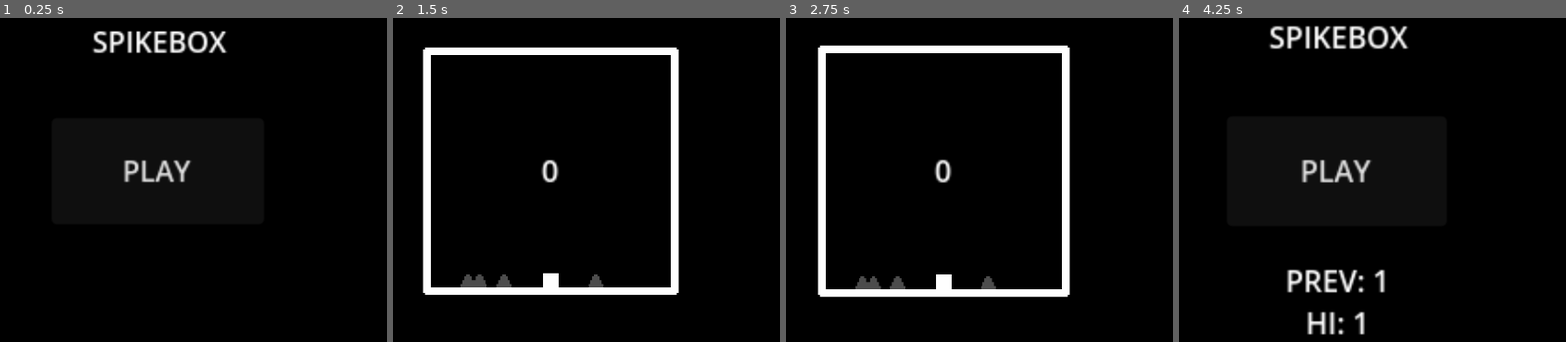
Above: before the commit, frames 1-4 (left to right).
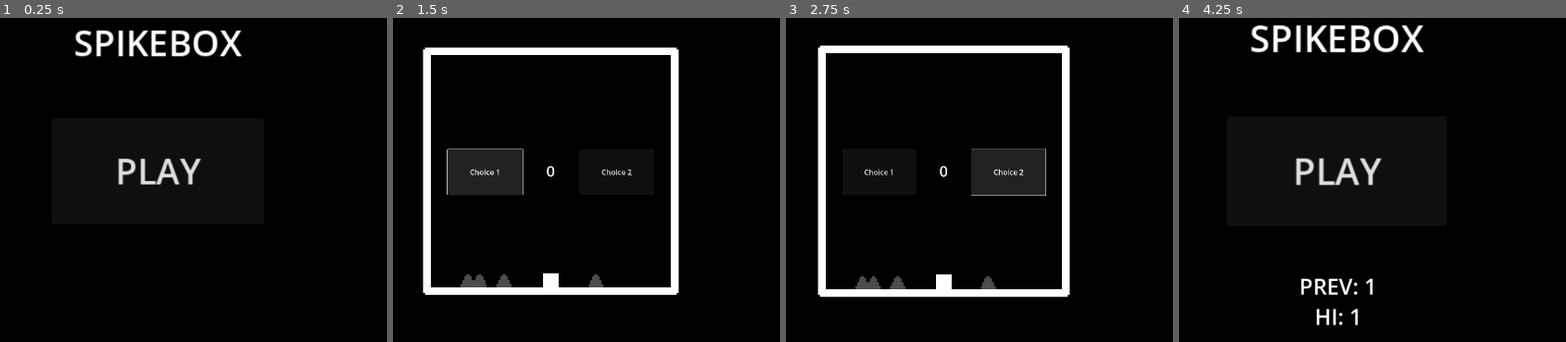
Above: after the commit, the same moments.

Repository: dairycultist/spikebox
Game: Godot game, scene res://scenes/title.tscn
The game is run twice, just before and just after one commit, with the same random seed, the same clock (stepped at 60 frames per second) and the same inputs.
Inputs (mouse positions are in pixels of both pictures, inside the frame that each line leads up to):
- Up to frame 1 (0.25 s): no input
- Up to frame 2 (1.5 s): click "PLAY" at 0.5 s; click (485, 170) at 1.25 s, where only the run after the commit has a clickable "Choice 1"
- Up to frame 3 (2.75 s): click (1010, 170) at 2 s, where only the run after the commit has a clickable "Choice 2"
- Up to frame 4 (4.25 s): hold D (move_right) 2.78-3.53 s; tap Space (jump) at 3.02, 3.77 s; hold A (move_left) from 3.53 s (still down)

The runs differ from the first frame. In frame 1, 3.5% of the frame differs, in the area x 19-63%, y 3-52%; in frame 2, 3.2%; in frame 3, 3.2%; in frame 4, 5.7%, in the area x 18-64%, y 2-98%.

Commit message:
Fix text scaling

Diff:
--- a/scenes/game.tscn
+++ b/scenes/game.tscn
@@ -7,6 +7,7 @@
 [ext_resource type="Texture2D" uid="uid://gdji5rqvu40i" path="res://player.png" id="5_vtaks"]
 [ext_resource type="Script" uid="uid://u4t5rcvlhkcl" path="res://ping/ping.gd" id="6_kvpfn"]
 [ext_resource type="Script" uid="uid://bw1v11maie6vo" path="res://points_label.gd" id="7_u5sy4"]
+[ext_resource type="Theme" uid="uid://nyd5igho518v" path="res://theme.tres" id="8_gee14"]
 
 [sub_resource type="RectangleShape2D" id="RectangleShape2D_tlwt5"]
 size = Vector2(8, 8)
@@ -40,11 +41,39 @@
 script = ExtResource("6_kvpfn")
 
 [node name="PointsLabel" type="RichTextLabel" parent="."]
-offset_left = -35.0
-offset_top = -15.0
-offset_right = 35.0
-offset_bottom = 15.0
+offset_left = -10.0
+offset_top = -10.0
+offset_right = 90.0
+offset_bottom = 90.0
+scale = Vector2(0.2, 0.2)
+theme = ExtResource("8_gee14")
 text = "0"
 horizontal_alignment = 1
 vertical_alignment = 1
 script = ExtResource("7_u5sy4")
+
+[node name="ModifierPicker" type="Control" parent="."]
+layout_mode = 3
+anchors_preset = 0
+offset_right = 40.0
+offset_bottom = 40.0
+
+[node name="Choice1" type="Button" parent="ModifierPicker"]
+layout_mode = 0
+offset_left = -55.0
+offset_top = -12.5
+offset_right = 345.0
+offset_bottom = 237.5
+scale = Vector2(0.1, 0.1)
+theme = ExtResource("8_gee14")
+text = "Choice 1"
+
+[node name="Choice2" type="Button" parent="ModifierPicker"]
+layout_mode = 0
+offset_left = 15.0
+offset_top = -12.5
+offset_right = 415.0
+offset_bottom = 237.5
+scale = Vector2(0.1, 0.1)
+theme = ExtResource("8_gee14")
+text = "Choice 2"
--- a/scenes/title.tscn
+++ b/scenes/title.tscn
@@ -1,7 +1,8 @@
-[gd_scene load_steps=6 format=3 uid="uid://c7q380rblht2e"]
+[gd_scene load_steps=7 format=3 uid="uid://c7q380rblht2e"]
 
 [ext_resource type="Script" uid="uid://df11855115q5a" path="res://camera.gd" id="1_4ignj"]
-[ext_resource type="Script" uid="uid://b7jh5dw0ldaxf" path="res://scenes/highscore_label.gd" id="1_p6dhs"]
+[ext_resource type="Script" uid="uid://b7jh5dw0ldaxf" path="res://highscore_label.gd" id="1_p6dhs"]
+[ext_resource type="Theme" uid="uid://nyd5igho518v" path="res://theme.tres" id="1_pyl7j"]
 [ext_resource type="Script" uid="uid://cyvfkrxdwrufk" path="res://play_button.gd" id="2_wosw1"]
 
 [sub_resource type="InputEventAction" id="InputEventAction_4ignj"]
@@ -13,19 +14,23 @@
 [node name="Title" type="Node2D"]
 
 [node name="Title" type="RichTextLabel" parent="."]
-offset_left = -127.0
-offset_top = -108.0
-offset_right = 129.0
-offset_bottom = -38.0
+offset_left = -64.0
+offset_top = -90.0
+offset_right = 192.0
+offset_bottom = -20.0
+scale = Vector2(0.5, 0.5)
+theme = ExtResource("1_pyl7j")
 text = "SPIKEBOX"
 horizontal_alignment = 1
 vertical_alignment = 1
 
 [node name="HighscoreLabel" type="RichTextLabel" parent="."]
-offset_left = -127.0
-offset_top = 36.0
-offset_right = 129.0
-offset_bottom = 106.0
+offset_left = -76.0
+offset_top = 50.0
+offset_right = 436.0
+offset_bottom = 190.0
+scale = Vector2(0.3, 0.3)
+theme = ExtResource("1_pyl7j")
 horizontal_alignment = 1
 vertical_alignment = 1
 script = ExtResource("1_p6dhs")
@@ -36,8 +41,10 @@
 [node name="PlayButton" type="Button" parent="."]
 offset_left = -60.0
 offset_top = -30.0
-offset_right = 60.0
-offset_bottom = 30.0
+offset_right = 180.0
+offset_bottom = 90.0
+scale = Vector2(0.5, 0.5)
+theme = ExtResource("1_pyl7j")
 shortcut = SubResource("Shortcut_wosw1")
 text = "PLAY"
 script = ExtResource("2_wosw1")
--- /dev/null
+++ b/theme.tres
@@ -0,0 +1,4 @@
+[gd_resource type="Theme" format=3 uid="uid://nyd5igho518v"]
+
+[resource]
+default_font_size = 40
Renamed: scenes/highscore_label.gd -> highscore_label.gd
Renamed: scenes/highscore_label.gd.uid -> highscore_label.gd.uid
Not shown: 1 places in scenes/game.tscn that only renumber resources
Not shown, changed: README.md
